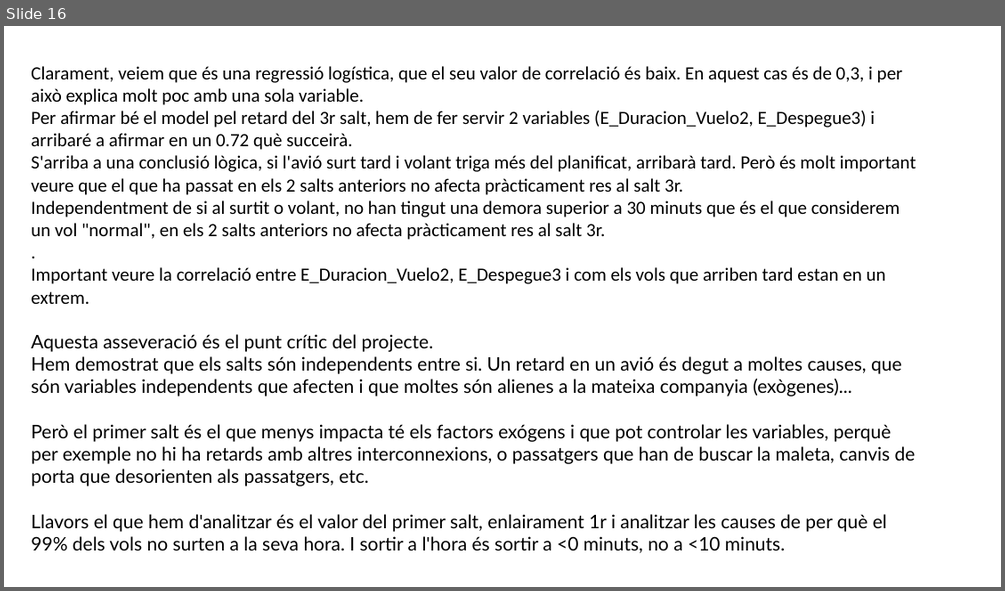
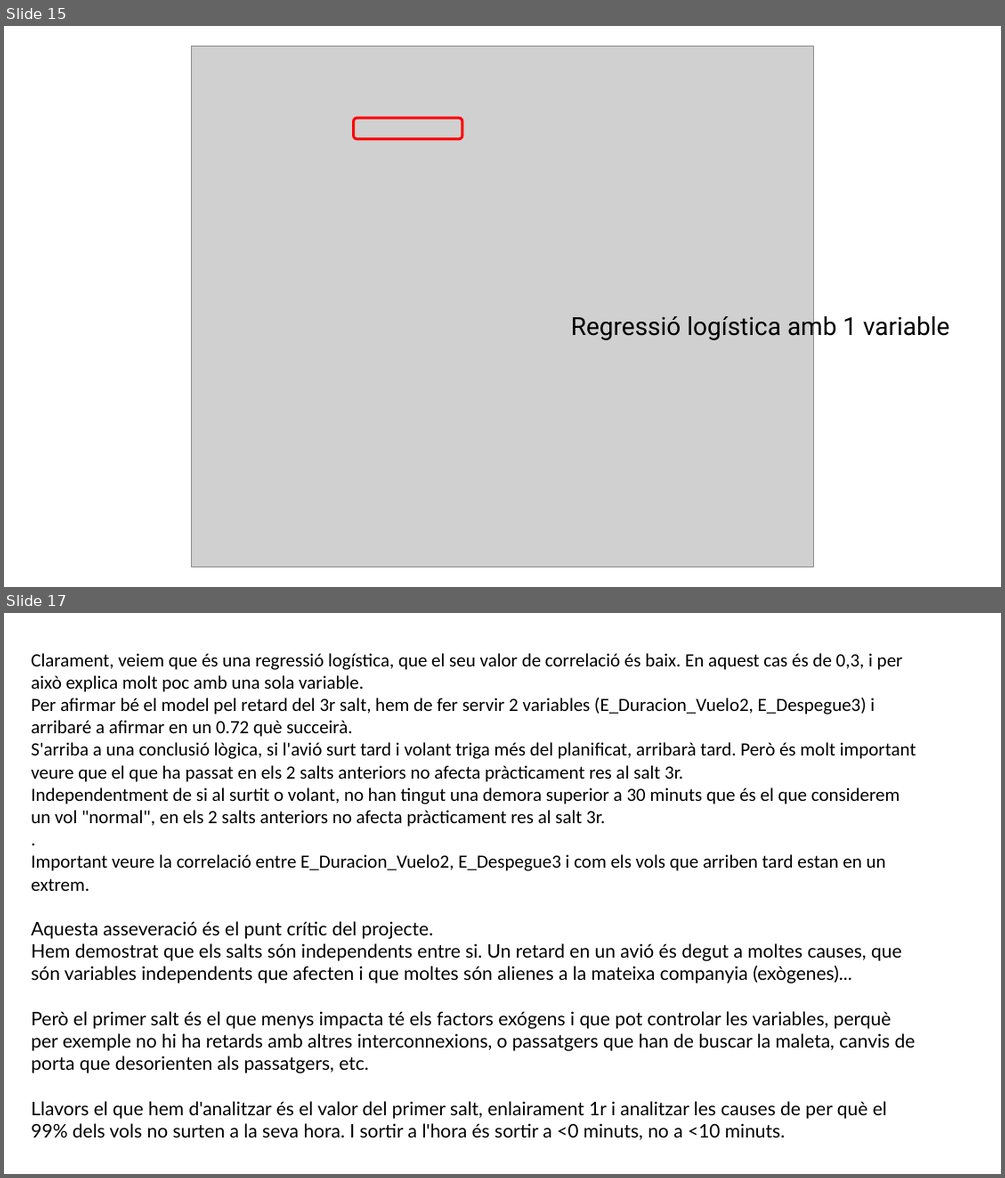
Before and after one commit to JMML2021/Entrega-projecte-final, a slide deck: 4 Presentación final.pptx. Shown one above the other, each under a label of ours: slide 16 before the commit, slides 15 and 17 after it; the slides between them are not shown. The pictures are 1005x591 and 1005x1178 pixels, drawn with LibreOffice and Linux fonts; fonts in the diff are those of the drawing; grey boxes stand for pictures; background and template pictures are left out. Boxes give left, top, right and bottom in pixels: in the first picture for what was removed or moved away, otherwise in the second. Text is boxed around its words. In the diff, an @@ line names an element or a change of style, - is before the commit and + after.

```diff
--- a/4 Presentación final.pptx
+++ b/4 Presentación final.pptx
@@ slide 15 added at bbox=[4, 26, 1001, 587], background #FFFFFF @@
@@ picture added at bbox=[192, 46, 813, 566] @@
@@ rounded rectangle added at bbox=[353, 118, 462, 139], outline #FF0000 2.5 pt @@
@@ text added at bbox=[571, 312, 949, 341], 24 pt, text #000000 @@
+Regressió logística amb 1 variable
@@ what was slide 16 is now slide 17 @@
```
Also in this commit, not shown: 9 slides changed, 7 other slides added, 5 slides removed.
